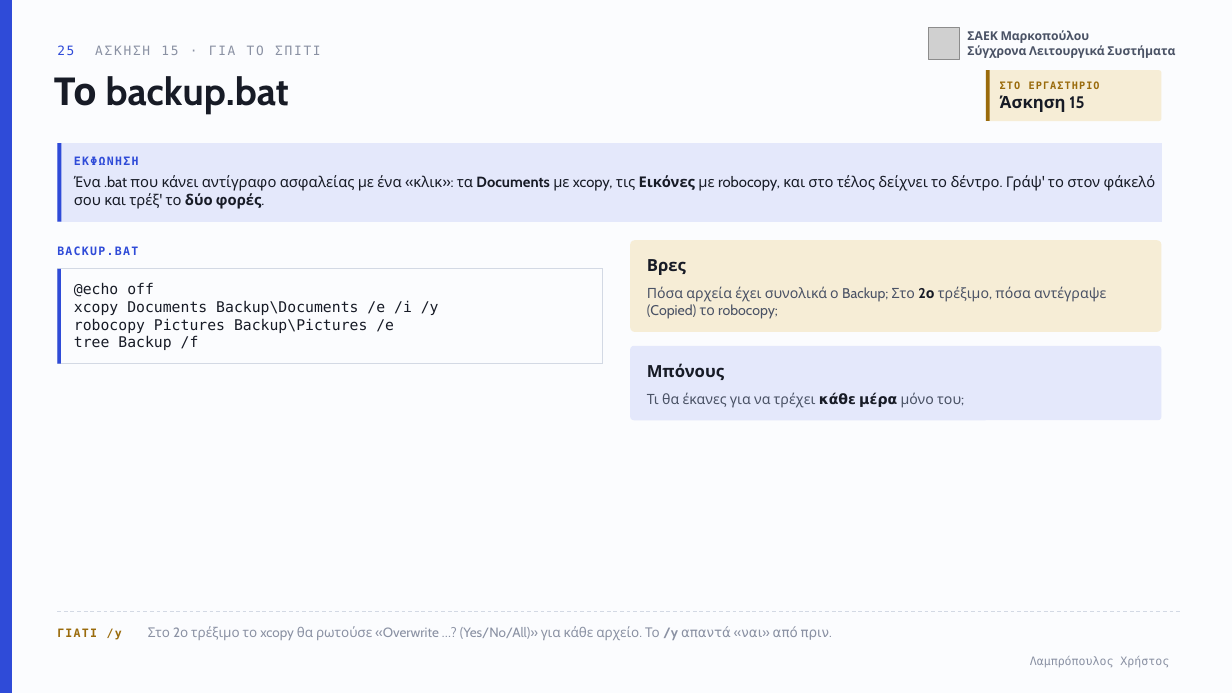
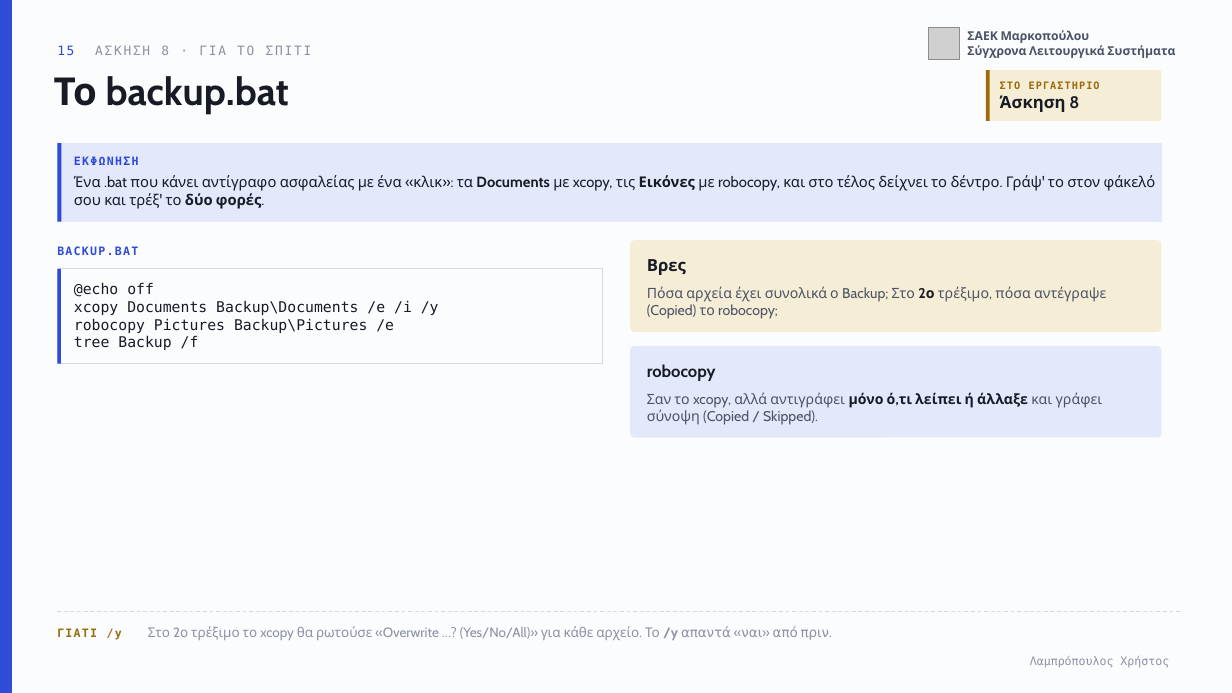
Before and after one commit to xristlamp/LAMPROPOULOS, a slide deck: slide 15 of files/markopoulo/sls-05-cmd.pptx (slide 25 before the commit). Drawn at 1232x693 pixels with LibreOffice and Linux fonts; fonts in the diff are those of the drawing; grey boxes stand for pictures. Boxes give left, top, right and bottom in pixels: in the first picture for what was removed or moved away, otherwise in the second. Text is boxed around its words. In the diff, an @@ line names an element or a change of style, - is before the commit and + after.

```diff
--- a/files/markopoulo/sls-05-cmd.pptx
+++ b/files/markopoulo/sls-05-cmd.pptx
@@ text at (57, 45, 312, 55): text changed @@
-25 ΑΣΚΗΣΗ 15 · ΓΙΑ ΤΟ ΣΠΙΤΙ
+15 ΑΣΚΗΣΗ 8 · ΓΙΑ ΤΟ ΣΠΙΤΙ
@@ text at (1000, 95, 1079, 112): text changed @@
-Άσκηση 15
+Άσκηση 8
@@ rounded rectangle: place and size @@
-rounded rectangle at (630, 346, 1162, 421)
+rounded rectangle at (630, 346, 1162, 437)
@@ text at (647, 364, 716, 381): text changed @@
-Μπόνους
+robocopy
@@ text at (647, 392, 1103, 425): text changed @@
-Τι θα έκανες για να τρέχει κάθε μέρα μόνο του;
+Σαν το xcopy, αλλά αντιγράφει μόνο ό,τι λείπει ή άλλαξε και γράφει σύνοψη (Copied / Skipped).
```
Also in this commit, not shown: 9 other slides changed, 7 slides added, 18 slides removed, 7 other files.
